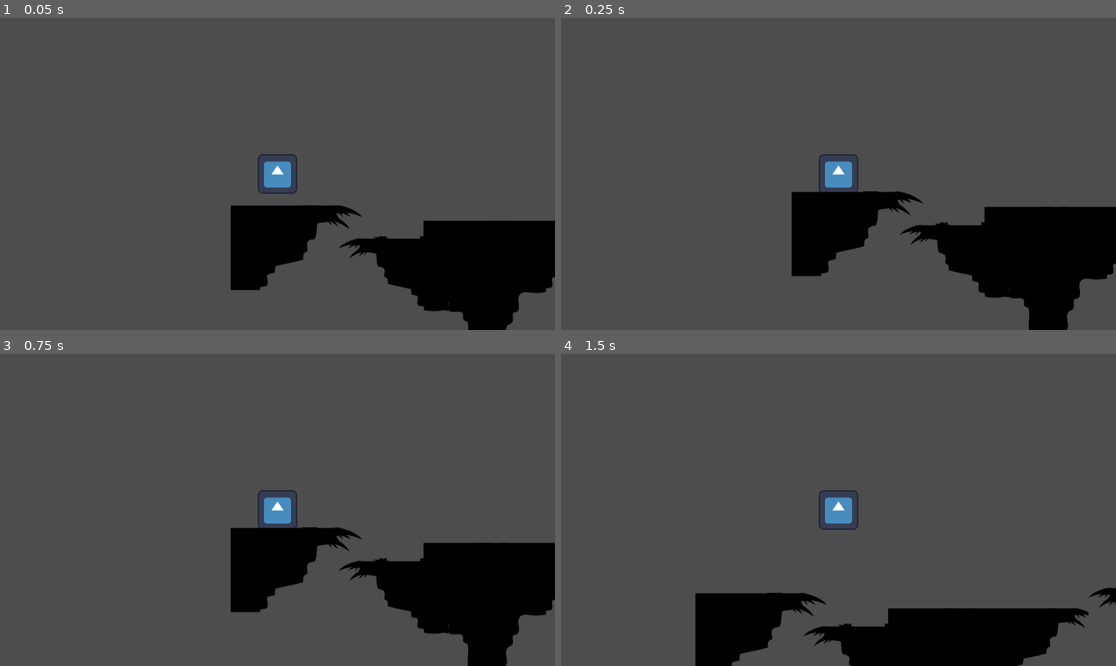
Above: before the commit, frames 1-4 (two rows, left to right).
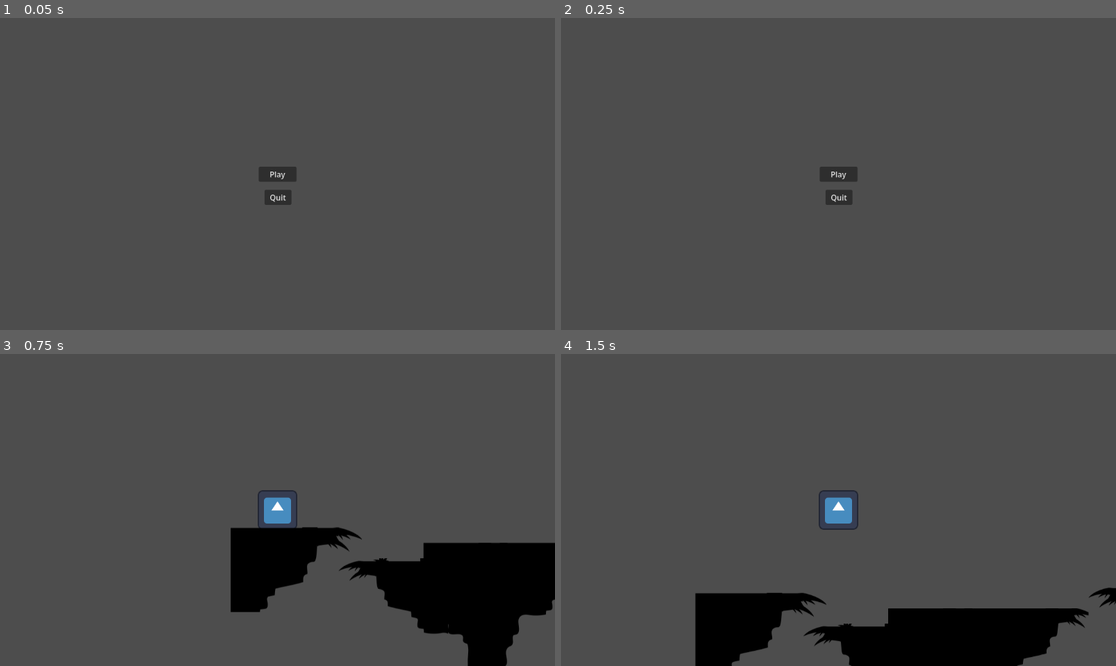
Above: after the commit, the same moments.

Repository: Shaven-Wickramanayaka/conquest
Game: Godot game, scene res://Scenes/MainMenu.tscn
Two runs of this game, one before a commit and one after it. Both use one fixed random seed, a clock stepped at 60 frames per second and the inputs below. Before the commit the project starts from res://Scenes/Main.tscn. The engine's default icon, where the game draws it, is replaced by a stand-in: a white triangle on a blue panel in a dark square.
Inputs (mouse positions are in pixels of both pictures, inside the frame that each line leads up to):
- Up to frame 1 (0.05 s): no input
- Up to frame 2 (0.25 s): no input
- Up to frame 3 (0.75 s): click (277, 510) at 0.5 s, where only the run after the commit has a clickable "Play"
- Up to frame 4 (1.5 s): tap Enter (ui_accept) at 1.25 s; move the mouse to (960, 494) at 1.27 s; hold Right (ui_right) from 1.28 s (still down); tap Alt at 1.35 s; click (960, 494) at 1.42 s

The runs differ from the first frame. In frame 1, 13% of the frame differs, in the area x 41-100%, y 43-100%; in frame 2, 13%; in frame 3, nothing differs; in frame 4, nothing differs.

Commit message:
added builds

Diff:
--- a/project.godot
+++ b/project.godot
@@ -11,7 +11,7 @@
 [application]
 
 config/name="Conquest"
-run/main_scene="uid://bo8ksi42ho6tj"
+run/main_scene="uid://pdioxejthd43"
 config/features=PackedStringArray("4.6", "GL Compatibility")
 config/icon="res://icon.svg"
 
Not shown, added: Exports/Conquest.apple-touch-icon.png.import
Not shown, added: Exports/Conquest.icon.png.import
Not shown, added: Exports/Conquest.png.import
Not shown, added: export_presets.cfg
Not shown, added: DesktopExport/Conquest.console.exe
Not shown, added: DesktopExport/Conquest.exe
Not shown, added: DesktopExport/Conquest.pck
Not shown, added: Exports/Conquest.apple-touch-icon.png
Not shown, added: Exports/Conquest.audio.position.worklet.js
Not shown, added: Exports/Conquest.audio.worklet.js
Not shown, added: Exports/Conquest.icon.png
Not shown, added: Exports/Conquest.js
(and 5 more such lines)
